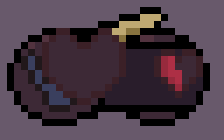
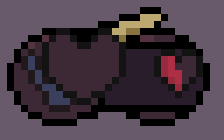
Before/after of a 224x140 layered artwork. What changed in the layer stack:
painted on "MiniHeartHalfIcon.png" over [154, 49, 203, 98]
painted on "MiniHeartIcon.png" over [154, 49, 203, 98]
painted on "HeartEmptyIcon.png" over [42, 28, 126, 105]
painted on "HeartHalfIcon.png" over [42, 28, 126, 105]
painted on "HeartIcon.png" over [42, 28, 126, 105]
